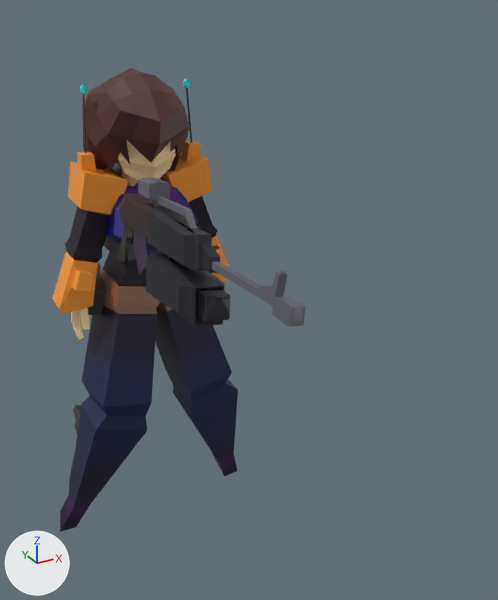
One commit to the FBX model Assets/Model/BlueMesh.fbx: the scene before it, then after it.
Rendered twice from a 50 mm camera at (-2.45, -6.75, 6.09) aimed at (0.43, -1.51, 3.47). The axes (+X, +Y, +Z) are drawn at lower left. The lights are the same throughout.

Script lines for the objects in view, before the commit:
```python
me_cube_001 = bpy.data.meshes.new('Cube.001')
me_cube_001.from_pydata(...)  # 370 vertices, 387 faces; spans x -0.15..0.19, y -3.09..0.15, z -0.35..0.52
me_cube_001.materials.append(mat_material)  # picture img_bluegun_uv_colored_png
me_cube_010 = bpy.data.meshes.new('Cube.010')
me_cube_010.from_pydata(...)  # 776 vertices, 737 faces; spans x -1.26..1.26, y -0.58..1.49, z -5.01..0.52
me_cube_010.materials.append(mat_material_004)  # picture img_blueuv_colored_shaded_2_png
ob_arms = bpy.data.objects.new('Arms', me_cube_010)
ob_arms.location = (0.0, 0.0, 4.94)
ob_gun_001 = bpy.data.objects.new('Gun.001', me_cube_001)
ob_gun_001.location = (-0.53, -0.92, 4.18)
ob_gun_001.rotation_euler = (-0.0788, 0.12, -0.0576)  # degrees (-4.5, 6.9, -3.3)
```
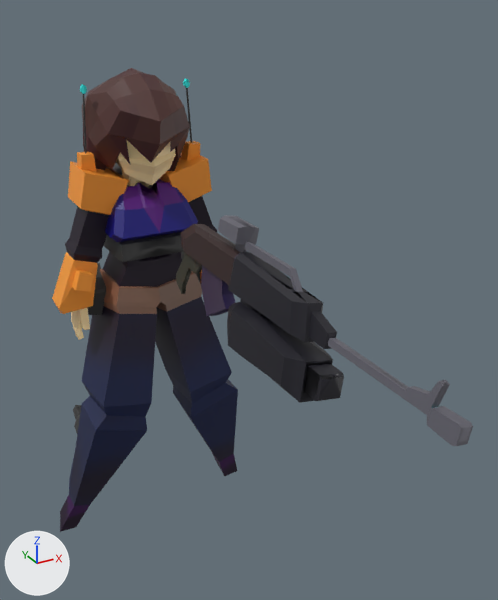
What differs and where, as boxes (x1, y1, x2, y2) in the pictures (498 x 600 px):
'Gun.001', moved, turned
    before: (119, 177, 305, 327)
    after: (176, 215, 473, 446)

The edits, one by one:
Object 'Gun.001' (ob_gun_001) moves from (-0.53, -0.92, 4.18) to (-0.27, -1.71, 4.1).
Object 'Gun.001' (ob_gun_001) turns from (-4.5, 6.9, -3.3) to (1.4, 10, 0.9) degrees about x, y and z.
